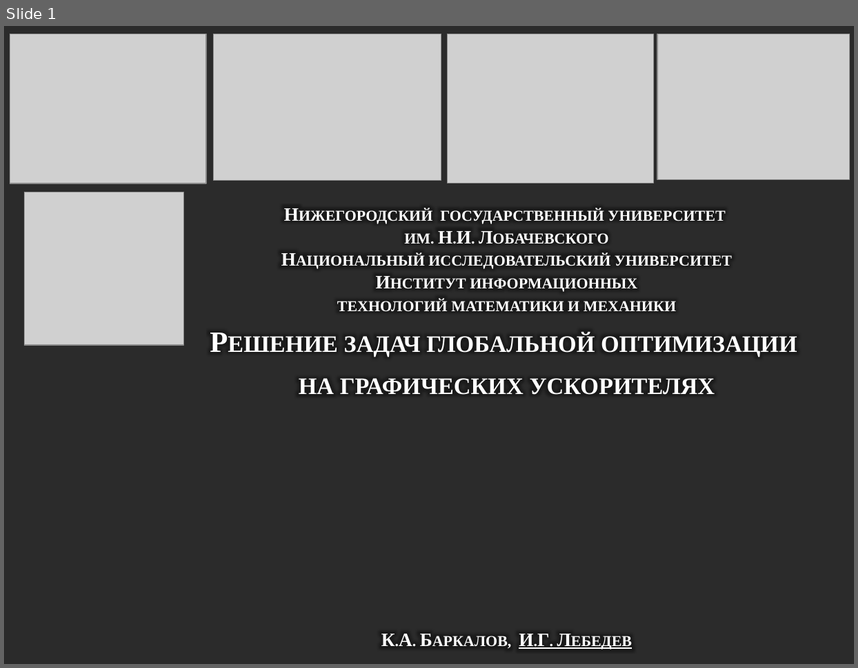
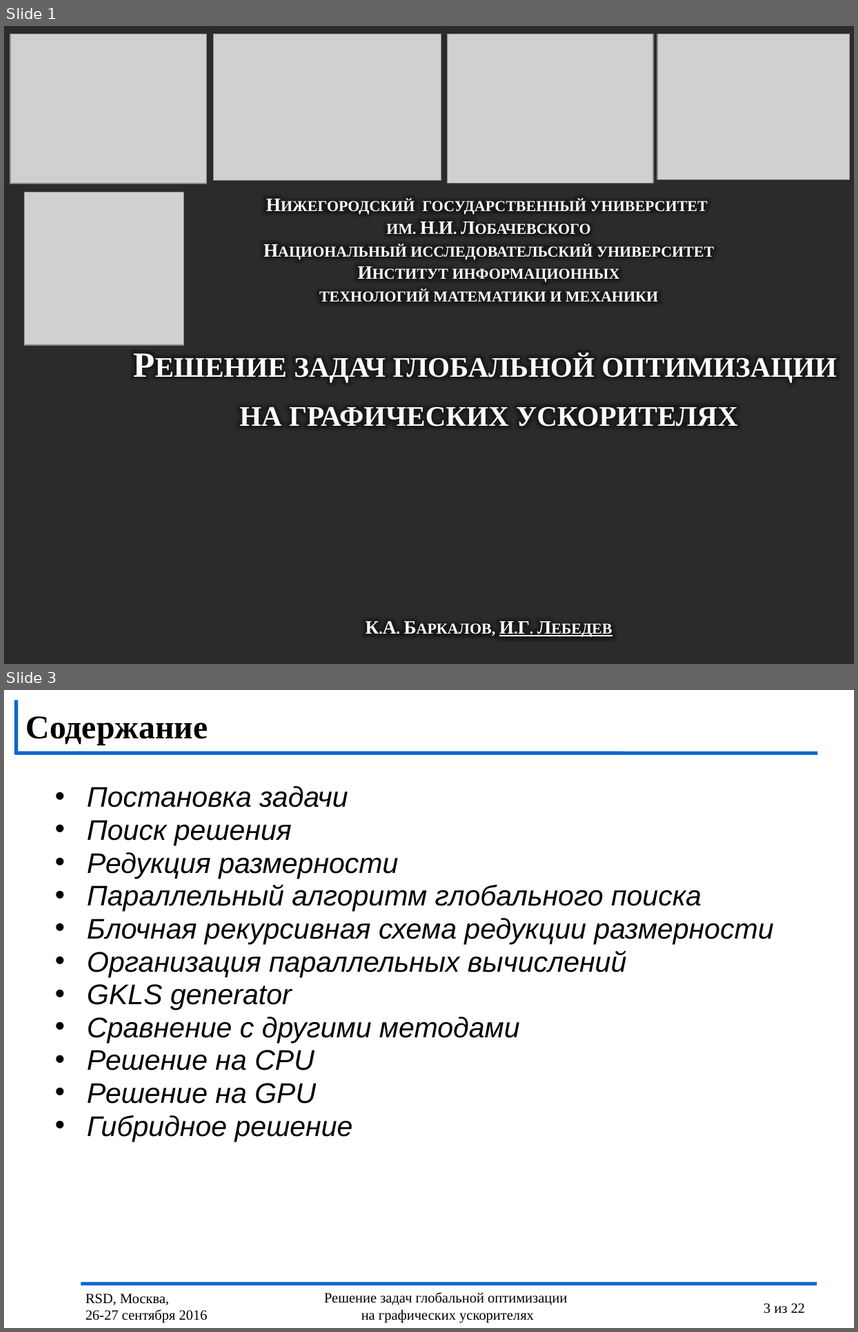
Before and after one commit to kabarkalov/GlobOptPapers, a slide deck: 2016/RSD/RSD_Lebedev.pptx. Shown one above the other, each under a label of ours: slide 1 before the commit, slides 1 and 3 after it; the slides between them are not shown. The pictures are 858x668 and 858x1332 pixels, drawn with LibreOffice and Linux fonts; fonts in the diff are those of the drawing; grey boxes stand for pictures; background and template pictures are left out; a plain dark background stands for a picture behind light text. Boxes give left, top, right and bottom in pixels: in the first picture for what was removed or moved away, otherwise in the second. Text is boxed around its words. In the diff, an @@ line names an element or a change of style, - is before the commit and + after.

```diff
--- a/2016/RSD/RSD_Lebedev.pptx
+++ b/2016/RSD/RSD_Lebedev.pptx
@@ slide 3 added at (4, 690, 854, 1328), background #FFFFFF @@
@@ line added from (16, 700) to (16, 753), #0969CD 3 pt @@
@@ title added at (26, 716, 208, 745), 28 pt, text #000000, bold @@
+Содержание
@@ line added from (14, 753) to (818, 753), #0969CD 3 pt @@
@@ text added at (87, 786, 773, 1141), 24 pt, text #000000, italic @@
+• Постановка задачи
+• Поиск решения
+• Редукция размерности
+• Параллельный алгоритм глобального поиска
+• Блочная рекурсивная схема редукции размерности
+• Организация параллельных вычислений
+• GKLS generator
+• Сравнение с другими методами
+• Решение на CPU
+• Решение на GPU
+• Гибридное решение
@@ line added from (81, 1283) to (817, 1283), #0969CD 3 pt @@
@@ text added at (85, 1293, 208, 1323), 12 pt, text #000000 @@
+RSD, Москва,
+26-27 сентября 2016
@@ text added at (324, 1292, 567, 1323), 12 pt, text #000000 @@
+Решение задач глобальной оптимизации
+на графических ускорителях
@@ page number added at (764, 1303, 805, 1313), 12 pt, text #000000 @@
+3 из 22
@@ slide 1 changed as well @@
@@ text "Нижегородский государственный университет им. Н.И. ...": place and size @@
-text "Нижегородский государственный университет им. Н.И. ..." at (299, 209, 797, 648)
+text "Нижегородский государственный университет им. Н.И. ..." at (239, 199, 837, 637)
@@ text at (239, 354, 837, 426): size 25 to 30 pt in "Решение задач глобальной оптимизации", "на графических ускорителях" @@
```
Also in this commit, not shown: 17 other slides changed, 3 other slides added.
